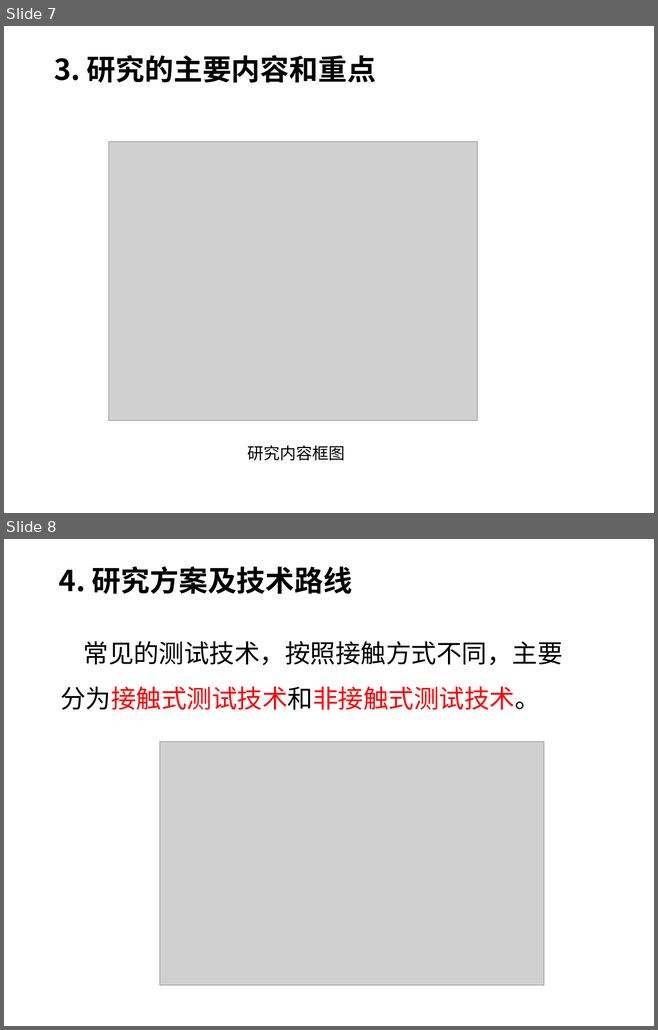
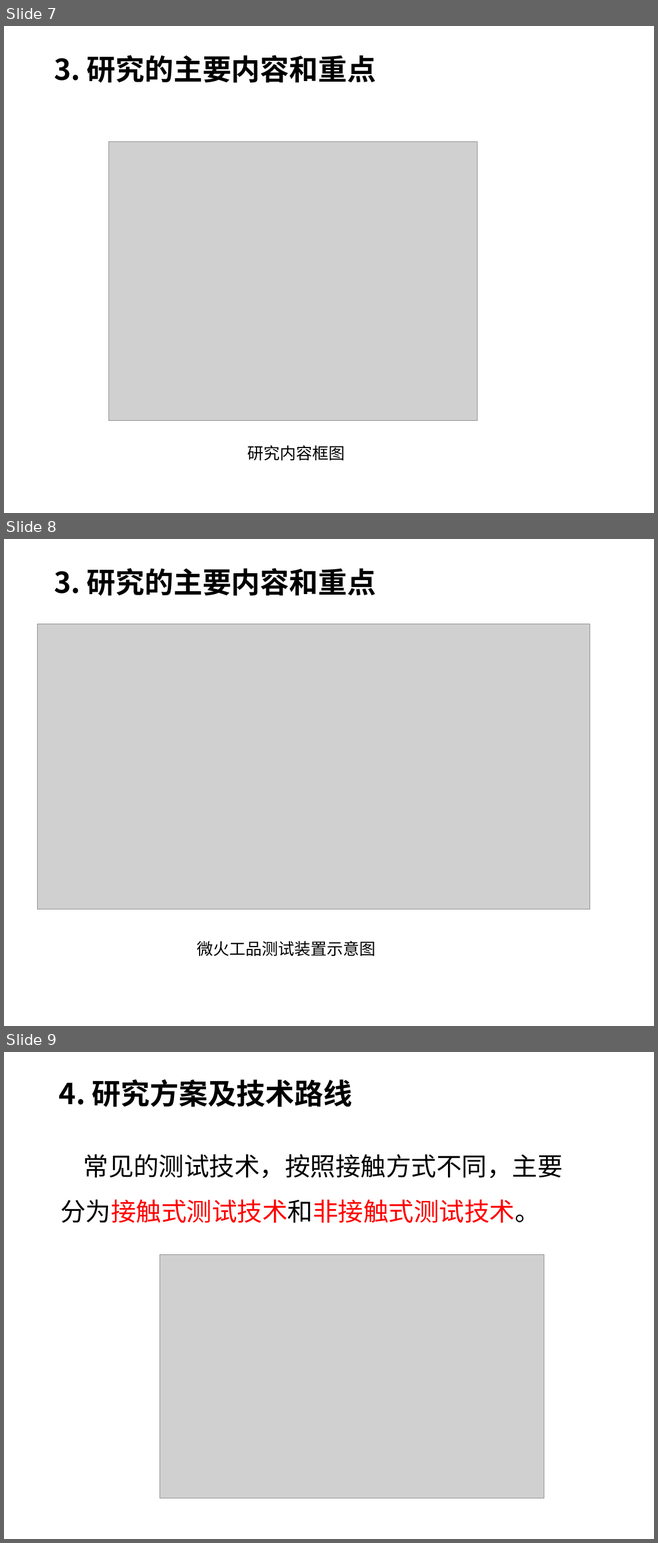
Before and after one commit to Kate-liu/Master-Study, a slide deck: 6-Record/1-开题/开题报告/1816210692-刘荣明.ppt. Shown one above the other, each under a label of ours: slides 7 and 8 before the commit, slides 7, 8 and 9 after it. The pictures are 658x1030 and 658x1543 pixels, drawn with LibreOffice and Linux fonts; fonts in the diff are those of the drawing; grey boxes stand for pictures; background and template pictures are left out. Boxes give left, top, right and bottom in pixels: in the first picture for what was removed or moved away, otherwise in the second. Text is boxed around its words. In the diff, an @@ line names an element or a change of style, - is before the commit and + after.

```diff
--- a/6-Record/1-开题/开题报告/1816210692-刘荣明.ppt
+++ b/6-Record/1-开题/开题报告/1816210692-刘荣明.ppt
@@ slide 8 added at [4, 539, 654, 1026], background #FFFFFF @@
@@ text added at [54, 568, 376, 596], 32 pt, text #000000, bold @@
+3. 研究的主要内容和重点
@@ picture added at [37, 624, 590, 909] @@
@@ text added at [197, 941, 376, 957], 18 pt, text #000000 @@
+微火工品测试装置示意图
@@ what was slide 8 is now slide 9 @@
```
Also in this commit, not shown: 2 slides changed, 9 other slides added, 2 slides removed, 1 other file.
